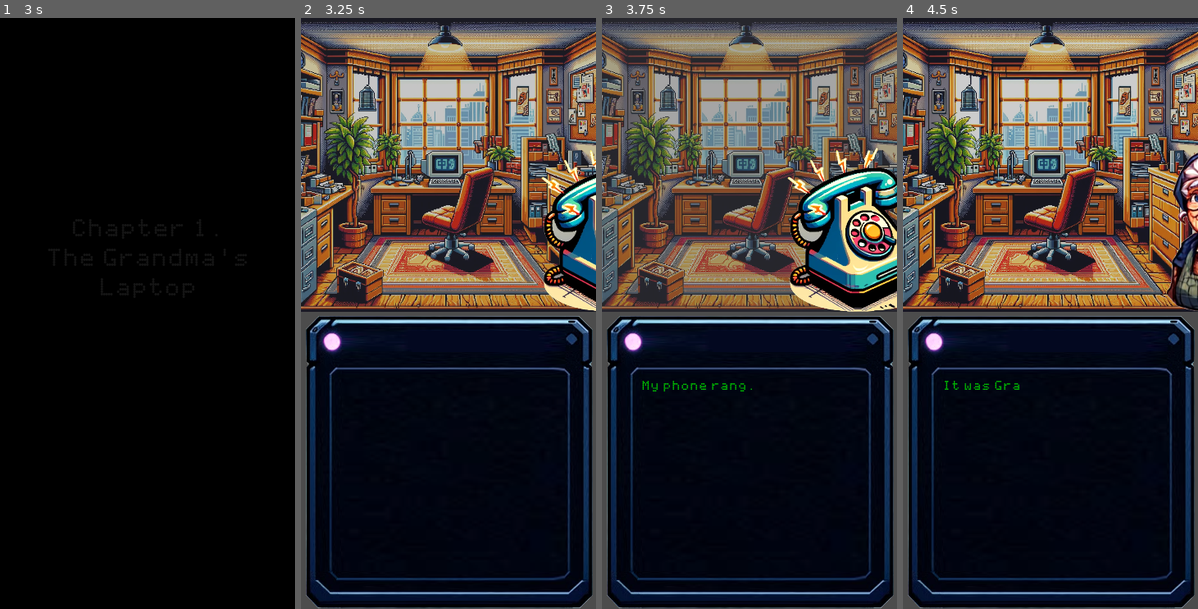
Above: before the commit, frames 1-4 (left to right).
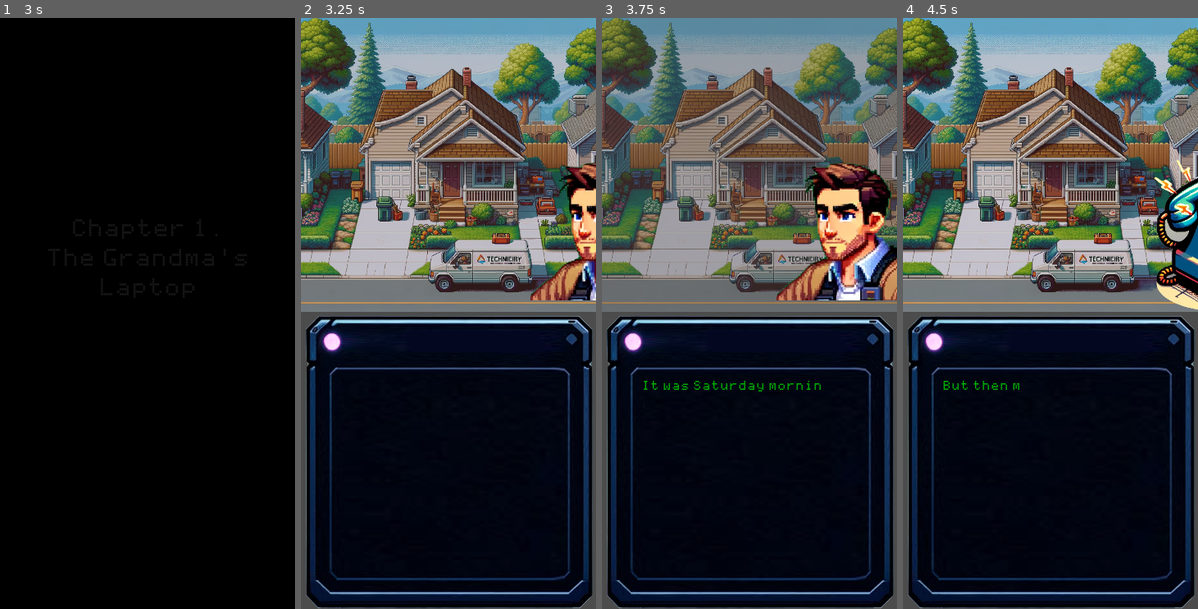
Above: after the commit, the same moments.

Repository: alexkorep-games/transmatrix
Game: Godot game, scene res://scenes/start_screen/start_screen.tscn
Same seed, same stepped clock (60 frames per second), same inputs: the game is played once before the commit and once after it.
Inputs (mouse positions are in pixels of both pictures, inside the frame that each line leads up to):
- Up to frame 1 (3 s): click "Free play" at 0.5 s; click (250, 378) at 1.25 s; drag from (147, 313) to (177, 183) at 2.02 s; drag from (88, 343) to (132, 431) at 2.77 s
- Up to frame 2 (3.25 s): no input
- Up to frame 3 (3.75 s): move the mouse to (779, 183) at 3.52 s; click (779, 183) at 3.67 s
- Up to frame 4 (4.5 s): drag from (1035, 431) to (962, 224) at 4.27 s

Frame 1 is identical in both runs. In frame 2, 48% of the frame differs, in the area x 0-100%, y 0-50%; in frame 3, 47%; in frame 4, 48%, in the area x 0-100%, y 0-63%.

Commit message:
Add traffic line story

Diff:
--- a/src/scenes/story_dialog/story_dialog.tscn
+++ b/src/scenes/story_dialog/story_dialog.tscn
@@ -1,8 +1,8 @@
 [gd_scene load_steps=11 format=2]
 
 [ext_resource path="res://resources/main_theme.tres" type="Theme" id=1]
-[ext_resource path="res://assets/levels/001-grandma/bg_my_room.png" type="Texture" id=2]
-[ext_resource path="res://assets/levels/001-grandma/fg_grandma.png" type="Texture" id=3]
+[ext_resource path="res://assets/levels/example/bg_my_room.png" type="Texture" id=2]
+[ext_resource path="res://assets/levels/example/fg_grandma.png" type="Texture" id=3]
 [ext_resource path="res://scenes/story_dialog/story_dialog.gd" type="Script" id=4]
 [ext_resource path="res://scenes/terminal_label/terminal_label.tscn" type="PackedScene" id=5]
 [ext_resource path="res://scenes/story_dialog/story_title.tscn" type="PackedScene" id=6]
--- a/src/scripts/story.gd
+++ b/src/scripts/story.gd
@@ -16,22 +16,84 @@
 func next_step():
 	story_step += 1
 
+
 func is_finished():
 	return story_step >= len(story[story_index]["steps"])
+
 
 func get_current_step():
 	return story[story_index]["steps"][story_step]
 
+
 func get_current_step_type():
 	return get_current_step()["type"]
+
 
 func is_game():
 	return story[story_index]["steps"][story_step]["type"] == "game"
 
+
 func get_required_score():
 	return story[story_index]["score_required"]
 
+
 var story = [
+	{
+		"title": "The Broken Traffic Light",
+		"score_required": 20,
+		"steps":
+		[
+			{"type": "title", "text": "Chapter 1.\nThe Broken Traffic Light"},
+			{
+				"type": "dialog",
+				"text": "It was Saturday morning, and I was ready to go fishing.",
+				"image": "res://assets/levels/001-traffic-light/player.png",
+				"background": "res://assets/levels/001-traffic-light/house.png"
+			},
+			{
+				"type": "dialog",
+				"text": "But then my phone rang, and it was Laura from the municipality.",
+				"image": "res://assets/levels/001-traffic-light/phone-ring.png",
+				"background": "res://assets/levels/001-traffic-light/house.png"
+			},
+			{
+				"type": "dialog",
+				"text":
+				'She said, "We have a job for you. The traffic light is broken, and you need to go there immediately because we sent Billy from the police department there, but he cannot be there for the entire day regulating the traffic."',
+				"image": "res://assets/levels/001-traffic-light/laura.png",
+				"background": "res://assets/levels/001-traffic-light/house.png"
+			},
+			{
+				"type": "dialog",
+				"text":
+				"So, yeah, it's my job. I went there, and sure enough, the traffic light wasn't working properly. Both the green and red lights were on. I opened my toolbox, ready to fix it.",
+				"image": "res://assets/levels/001-traffic-light/toolbox.png",
+				"background": "res://assets/levels/001-traffic-light/street.png"
+			},
+			{
+				"type": "dialog",
+				"text":
+				"Fixing something is always like a puzzle game for me. You have to arrange the shapes of different colors to make the block colors match. And if you do it well enough, you can fix it.",
+					"image": "res://assets/levels/001-traffic-light/rules.png",
+				"background": "res://assets/levels/001-traffic-light/street.png"
+			},
+			{"type": "game"},
+			{
+				"type": "dialog",
+				"text":
+				"The traffic lights were fixed, but I noticed that there was something wrong with the schematics. There was a chip that wasn't supposed to be there. I removed the chip and took it with me.",
+				"image": "res://assets/levels/001-traffic-light/chip.png",
+				"background": "res://assets/levels/001-traffic-light/street.png"
+			},
+			{
+				"type": "dialog",
+				"text":
+				"Then, as I was driving back home, I called Laura and told her that everything was fixed and the traffic lights were working. Finally, I could get back home and go fishing.",
+				"image": "res://assets/levels/001-traffic-light/player.png",
+				"background": "res://assets/levels/001-traffic-light/house.png"
+			}
+		]
+	},
 	{
 		"title": "The Grandma's laptop",
 		"score_required": 10,
@@ -39,40 +101,40 @@
 		[
 			{
 				"type": "title",
-				"text": "Chapter 1.\nThe Grandma's Laptop",
+				"text": "Chapter 2.\nThe Grandma's Laptop",
 			},
 			{
 				"type": "dialog",
 				"text": "My phone rang.",
-				"image": "res://assets/levels/001-grandma/fg_phone-ring.png",
-				"background": "res://assets/levels/001-grandma/bg_my_room.png"
+				"image": "res://assets/levels/002-grandma/fg_phone-ring.png",
+				"background": "res://assets/levels/002-grandma/bg_my_room.png"
 			},
 			{
 				"type": "dialog",
 				"text":
 				"It was Grandma, sounding flustered as she explained she'd forgotten her laptop's password.",
-				"image": "res://assets/levels/001-grandma/fg_grandma.png",
-				"background": "res://assets/levels/001-grandma/bg_my_room.png"
+				"image": "res://assets/levels/002-grandma/fg_grandma.png",
+				"background": "res://assets/levels/002-grandma/bg_my_room.png"
 			},
 			{
 				"type": "dialog",
 				"text":
 				"I smiled, thinking how much she means to me. \"Don't worry, Grandma, I'll swing by after lunch and sort it out.\"",
-				"image": "res://assets/levels/001-grandma/fg_grandma.png",
-				"background": "res://assets/levels/001-grandma/bg_my_room.png"
+				"image": "res://assets/levels/002-grandma/fg_grandma.png",
+				"background": "res://assets/levels/002-grandma/bg_my_room.png"
 			},
 			{
 				"type": "dialog",
 				"text":
 				"My grandma lives in the nice old house and I have so many child memories about this place.",
-				"background": "res://assets/levels/001-grandma/bg_grandma_house.png"
+				"background": "res://assets/levels/002-grandma/bg_grandma_house.png"
 			},
 			{
 				"type": "dialog",
 				"text":
 				"Thank you for coming, diar! Here is the laptop. I will make some cookies for you while you are working.",
-				"image": "res://assets/levels/001-grandma/fg_grandma.png",
-				"background": "res://assets/levels/001-grandma/bg_grandma_room.png"
+				"image": "res://assets/levels/002-grandma/fg_grandma.png",
+				"background": "res://assets/levels/002-grandma/bg_grandma_room.png"
 			},
 			{
 				"type": "game",
@@ -80,70 +142,10 @@
 			{
 				"type": "dialog",
 				"text": '"Oh, thank you, dear!" she said, "Have a cookie!"',
-				"image": "res://assets/levels/001-grandma/fg_grandma.png",
-				"background": "res://assets/levels/001-grandma/bg_cookie_table.png"
+				"image": "res://assets/levels/002-grandma/fg_grandma.png",
+				"background": "res://assets/levels/002-grandma/bg_cookie_table.png"
 			},
 		]
 	},
-	{
-		"title": "The Lost Cat Mystery",
-		"score_required": 50,
-		"steps":
-		[
-			{
-				"type": "dialog",
-				"text": "I was enjoying my morning coffee when I heard a soft meowing outside.",
-				"background": "res://assets/levels/002-lostcat/coffee.png"
-			},
-			{
-				"type": "dialog",
-				"text":
-				"Looking out the window, I saw Mrs. Johnson from next door, holding a 'Missing Cat' poster.",
-				"background": "res://assets/levels/002-lostcat/missing-cat-poster.png"
-			},
-			{
-				"type": "dialog",
-				"text": "I decided to help her. 'Let's find Whiskers,' I said, grabbing my coat.",
-				"background": "res://assets/levels/002-lostcat/helping-hand.png"
-			},
-			{"type": "game"},
-			{
-				"type": "dialog",
-				"text":
-				"'You found him! Thank you so much!' Mrs. Johnson exclaimed as I returned with Whiskers.",
-				"background": "res://assets/levels/002-lostcat/found-cat.png"
-			}
-		]
-	},
-	{
-		"title": "The Secret Recipe",
-		"score_required": 100,
-		"steps":
-		[
-			{
-				"type": "dialog",
-				"text":
-				"The old, faded recipe book lay open on the kitchen table, but a page was missing.",
-				"background": "res://assets/levels/003-secretrecipe/recipe-book.png"
-			},
-			{
-				"type": "dialog",
-				"text":
-				"Aunt Maria looked worried. 'It's the secret family recipe for Bolognese sauce,' she sighed.",
-				"background": "res://assets/levels/003-secretrecipe/aunt-maria.png"
-			},
-			{
-				"type": "dialog",
-				"text":
-				"I noticed a torn piece of paper with scribbled letters. 'Maybe this is a clue,' I thought.",
-				"background": "res://assets/levels/003-secretrecipe/clue.png"
-			},
-			{"type": "game"},
-			{
-				"type": "dialog",
-				"text": "'You did it! You've decrypted the recipe!' Aunt Maria exclaimed with joy.",
-				"background": "res://assets/levels/003-secretrecipe/success.png"
-			}
-		]
-	}
+
 ]
Binary file added: src/assets/levels/001-traffic-light/chip.png
Not shown, changed: src/assets/levels/001-traffic-light/chip.png.import
Renamed: src/assets/levels/002-lostcat/coffee.png -> src/assets/levels/001-traffic-light/coffee.png
Not shown, changed: src/assets/levels/001-traffic-light/coffee.png.import
Binary file added: src/assets/levels/001-traffic-light/communicator.png
Not shown, changed: src/assets/levels/001-traffic-light/communicator.png.import
Binary file added: src/assets/levels/001-traffic-light/house.png
Not shown, changed: src/assets/levels/001-traffic-light/house.png.import
Binary file added: src/assets/levels/001-traffic-light/laura.png
Not shown, changed: src/assets/levels/001-traffic-light/laura.png.import
Renamed: src/assets/levels/001-grandma/fg_phone-ring.png -> src/assets/levels/001-traffic-light/phone-ring.png
Not shown, changed: src/assets/levels/001-traffic-light/phone-ring.png.import
(and 31 more such lines)
